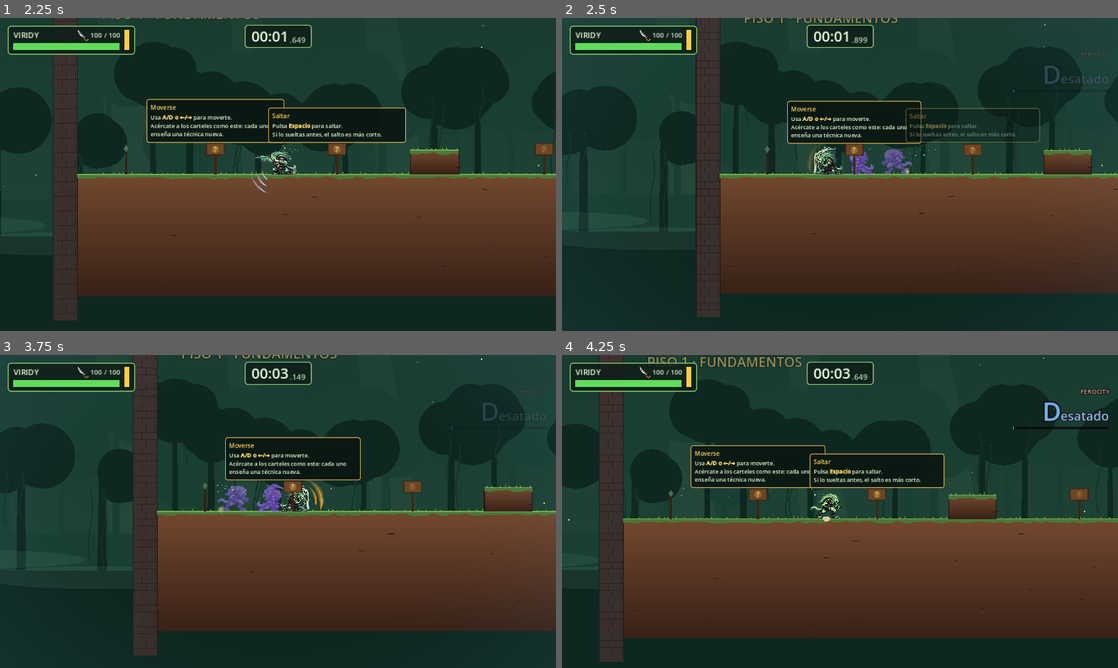
Above: before the commit, frames 1-4 (two rows, left to right).
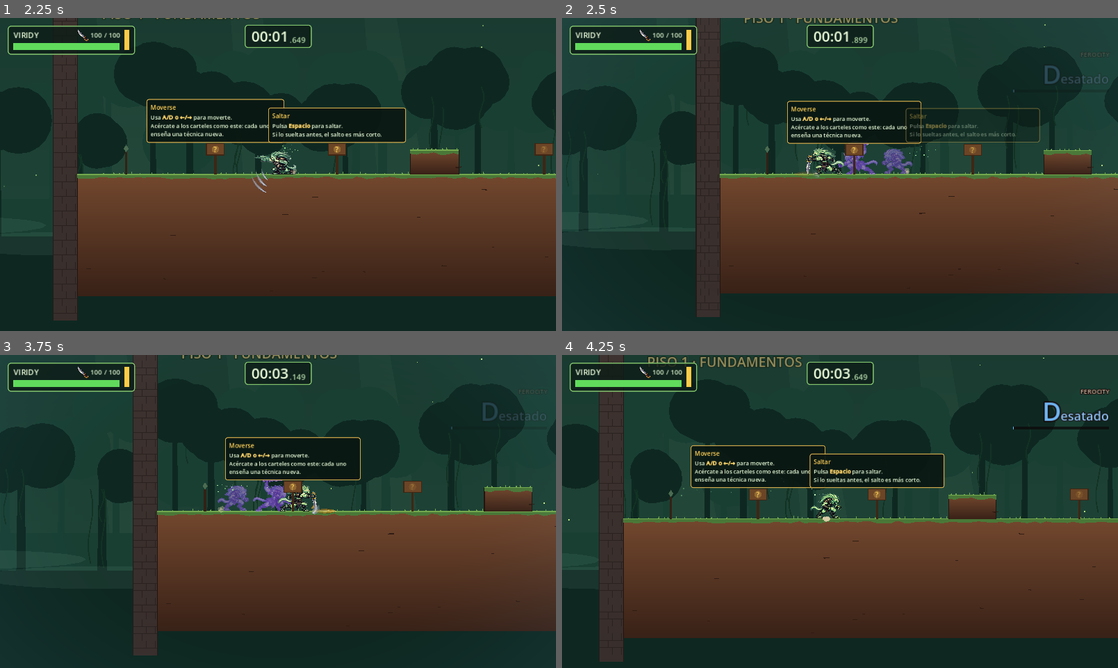
Above: after the commit, the same moments.

Repository: ggonzalez66/ruby1
Game: Godot game, scene res://main_menu.tscn
Two runs of this game, one before a commit and one after it. Both use one fixed random seed, a clock stepped at 60 frames per second and the inputs below.
Inputs (mouse positions are in pixels of both pictures, inside the frame that each line leads up to):
- Up to frame 1 (2.25 s): tap Enter at 0.5 s; move the mouse to (400, 158) at 0.52 s; hold Right (move_right) 0.53-1.25 s; click (400, 158) at 0.6 s; tap Space (jump) at 0.77 s; right-click (400, 158) at 0.8 s; drag from (166, 190) to (283, 168) at 1.27 s; move the mouse to (333, 105) at 2.02 s; hold Left (move_left) from 2.03 s (still down); click (333, 105) at 2.1 s
- Up to frame 2 (2.5 s): keep holding Left (move_left); right-click (895, 105) at 2.3 s
- Up to frame 3 (3.75 s): release Left (move_left) at 2.75 s; drag from (250, 574) to (283, 505) at 2.77 s; move the mouse to (444, 558) at 3.52 s; hold Right (move_right) from 3.53 s (still down); right-click (444, 558) at 3.6 s
- Up to frame 4 (4.25 s): keep holding Right (move_right); tap Space (jump) at 3.77 s

Frame 1 is identical in both runs. In frame 2, 0.6% of the frame differs, in the area x 41-57%, y 40-52%; in frame 3, 0.7%, in the area x 42-61%, y 40-51%; in frame 4, less than 0.1%.

Commit message:
Heavy de suelo nuevo: tajo con el cuchillo y efecto de acero y oro
- Viridy usa el heavy nuevo (reng_heavyNEW transformado): levanta el cuchillo y lo baja de un tajo.
  El cuchillo conserva sus colores originales (se quita antes de pasar por SD y se pega el original).
- Efecto nuevo que sigue al cuchillo: estela de acero con filo dorado desde encima de la cabeza hasta
  el suelo de delante, y un corte dorado a ras de suelo.
- La hitbox va siempre delante del cuerpo (el heavy avanza muy rápido) y baja del pecho a los pies.
- Pruebas del heavy nuevo en test_combos.gd.

Co-Authored-By: Claude Opus 5.5 <noreply@anthropic.com>

Diff:
--- a/movimiento.gd
+++ b/movimiento.gd
@@ -130,7 +130,7 @@
 	ANIMATION_MANTLE: 0.74,
 	ANIMATION_WALLRIDE: 0.95,
 	ANIMATION_KNIFE_THROW: 1.25,
-	ANIMATION_GROUND_HEAVY: 1.3,
+	ANIMATION_GROUND_HEAVY: 0.65,
 	ANIMATION_SPRINT: 0.655,
 	ANIMATION_BACKFLIP: 0.38,
 	ANIMATION_FRONTFLIP: 0.3,
@@ -2911,7 +2911,7 @@
 		ATTACK_HEAVY:
 			_effect_heavy_arc(heavy_attack_visual_progress, true)
 		ATTACK_HEAVY_GROUND:
-			_effect_heavy_arc(1.0 - (attack_timer / ground_heavy_duration), false)
+			_effect_ground_heavy_chop(1.0 - (attack_timer / ground_heavy_duration))
 
 func _effect_claw_slash() -> void:
 	# Tres zarpazos plateados paralelos siguiendo el arco de la hitbox; el remate es más grande.
@@ -2981,6 +2981,32 @@
 		var width: float = 10.0 - index * 1.5 + flicker * 2.5
 		_set_effect_stroke(index, _effect_arc_points(Vector2(0.0, 2.0), radius, stroke_head - deg_to_rad(150.0), stroke_head), width, EFFECT_PALETTE_GREEN_FIRE, alpha * (0.8 + 0.2 * flicker))
 
+# Tajo del heavy de suelo: el cuchillo baja desde encima y detrás de la cabeza hasta el suelo delante.
+const GROUND_CHOP_CENTER := Vector2(6.0, -22.0)
+const GROUND_CHOP_START := -1.95
+const GROUND_CHOP_END := 1.0
+
+func _ground_chop_sweep(progress: float) -> float:
+	return 1.0 - pow(1.0 - clamp(progress, 0.0, 1.0), 2.2)
+
+func _effect_ground_heavy_chop(progress: float) -> void:
+	# Estela de acero (plateada, como la hoja) con un filo dorado por dentro (la empuñadura), y al
+	# llegar abajo un corte dorado a ras de suelo.
+	var sweep: float = _ground_chop_sweep(progress)
+	var head: float = lerp(GROUND_CHOP_START, GROUND_CHOP_END, max(sweep, 0.15))
+	var tail: float = lerp(GROUND_CHOP_START, head, clamp(progress * 1.4 - 0.3, 0.0, 0.85))
+	var alpha: float = _effect_fade(progress, 0.7)
+	_set_effect_stroke(0, _effect_arc_points(GROUND_CHOP_CENTER, Vector2(50.0, 56.0), tail - 0.15, head), 16.0, EFFECT_PALETTE_SILVER, alpha)
+	_set_effect_stroke(1, _effect_arc_points(GROUND_CHOP_CENTER, Vector2(40.0, 45.0), tail, head - 0.12), 6.0, EFFECT_PALETTE_GOLD, alpha)
+	var impact: float = clamp((sweep - 0.6) / 0.4, 0.0, 1.0)
+	if impact > 0.0:
+		var ground := PackedVector2Array()
+		for step in range(6):
+			ground.append(Vector2(GROUND_CHOP_CENTER.x + 18.0 + lerp(0.0, 74.0 * impact, step / 5.0), 17.0))
+		_set_effect_stroke(2, ground, 9.0 * impact + 3.0, EFFECT_PALETTE_GOLD, alpha)
+	else:
+		_hide_effect_strokes(2)
+
 func _effect_heavy_arc(progress: float, aerial: bool) -> void:
 	# Gran tajo dorado siguiendo la elipse de la hitbox pesada.
 	var start_angle := -1.42
@@ -3118,14 +3144,16 @@
 	slash_outline.default_color = Color(0.7, 0.97, 1.0, 0.9)
 
 func _animate_ground_heavy_attack() -> void:
+	# La hitbox va siempre delante del cuerpo (el heavy avanza muy rápido y no debe atravesar a nadie) y
+	# baja del pecho a los pies siguiendo el tajo.
 	var progress: float = 1.0 - (attack_timer / ground_heavy_duration)
-	var arc_angle: float = lerp(-1.42, 0.22, progress)
-	var arc_offset := Vector2(cos(arc_angle) * 22.0, sin(arc_angle) * 30.0 - 6.0)
-	var blade_rotation: float = arc_angle + 1.02
+	var sweep: float = _ground_chop_sweep(progress)
+	var arc_offset := Vector2(22.0, lerp(-40.0, -4.0, sweep))
+	var blade_rotation: float = 0.0
 	var stretch: float = lerp(1.2, 1.0, progress)
 
-	hitbox_shape.position = Vector2(8.0, -2.0) + arc_offset
-	hitbox_shape.scale = Vector2(1.28, 2.2)
+	hitbox_shape.position = arc_offset
+	hitbox_shape.scale = Vector2(2.0, 3.0)
 	slash_visual.position = Vector2(10.0, 0.0) + arc_offset
 	slash_area_visual.position = Vector2(12.0, 2.0) + arc_offset
 	slash_outline.position = Vector2(12.0, 2.0) + arc_offset
--- a/tests/integration/test_combos.gd
+++ b/tests/integration/test_combos.gd
@@ -163,6 +163,35 @@
 	seen = await watch_modes(25)
 	check(player.ATTACK_HEAVY in seen, "y el heavy aéreo")
 
+	print("== Heavy de suelo nuevo (tajo con el cuchillo)")
+	await reset()
+	var heavy_texture: Texture2D = player.animated_sprite.sprite_frames.get_frame_texture(&"ground_heavy", 0)
+	check(heavy_texture.atlas.resource_path.ends_with("viridy_ground_heavy.png") and heavy_texture.region.size.x == 1086.0, "usa la hoja nueva de 2 frames")
+	# El cuchillo conserva los colores de Rengar: mismos píxeles que la hoja original en la hoja.
+	var viridy_img: Image = heavy_texture.atlas.get_image()
+	var rengar_img: Image = (load("res://assets/sprites/player/rengar/reng_heavyNEW.png") as Texture2D).get_image()
+	var same := 0
+	var probes := [Vector2i(700, 40), Vector2i(620, 30), Vector2i(2040, 600), Vector2i(2030, 520)]
+	for point in probes:
+		var a: Color = viridy_img.get_pixelv(point)
+		var b: Color = rengar_img.get_pixelv(point)
+		if b.a > 0.5 and abs(a.r - b.r) < 0.02 and abs(a.g - b.g) < 0.02 and abs(a.b - b.b) < 0.02:
+			same += 1
+	check(same == probes.size(), "la hoja del cuchillo no cambia de color (%d/%d puntos iguales)" % [same, probes.size()])
+	var victim := make_chaser(GROUND + Vector2(60, 0))
+	await frames(2)
+	var victim_health: int = victim.current_health
+	Input.action_press("heavy_attack")
+	await frames(2)
+	Input.action_release("heavy_attack")
+	check(player.attack_mode == player.ATTACK_HEAVY_GROUND and player.animated_sprite.animation == &"ground_heavy", "sale el heavy de suelo")
+	var steel: Line2D = player.effect_strokes[0][1]
+	var gilt: Line2D = player.effect_strokes[1][1]
+	check(steel.visible and gilt.visible and steel.gradient.get_color(1).b > 0.8 and gilt.gradient.get_color(1).r > 0.9 and gilt.gradient.get_color(1).b < 0.3, "con la estela de acero y el filo dorado")
+	await frames(10)
+	check(victim.current_health < victim_health, "y el tajo conecta con el enemigo de delante")
+	victim.queue_free()
+
 	print("== El buffer caduca")
 	await reset()
 	player.combo_buffer = &"heavy"
Not shown, added: assets/sprites/player/rengar/reng_heavyNEW.png.import
Binary file changed: assets/sprites/player/viridy/viridy_ground_heavy.png
Not shown, changed: tools/viridy_sheets.py
